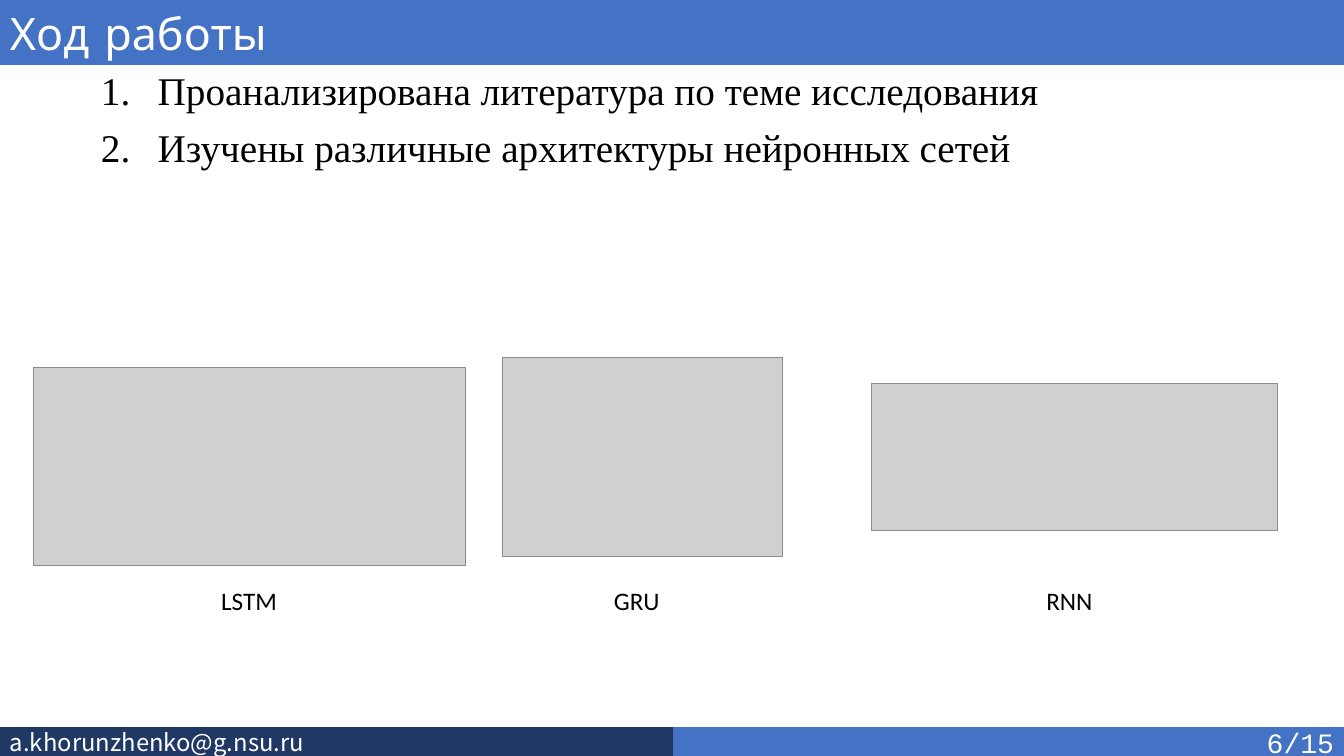
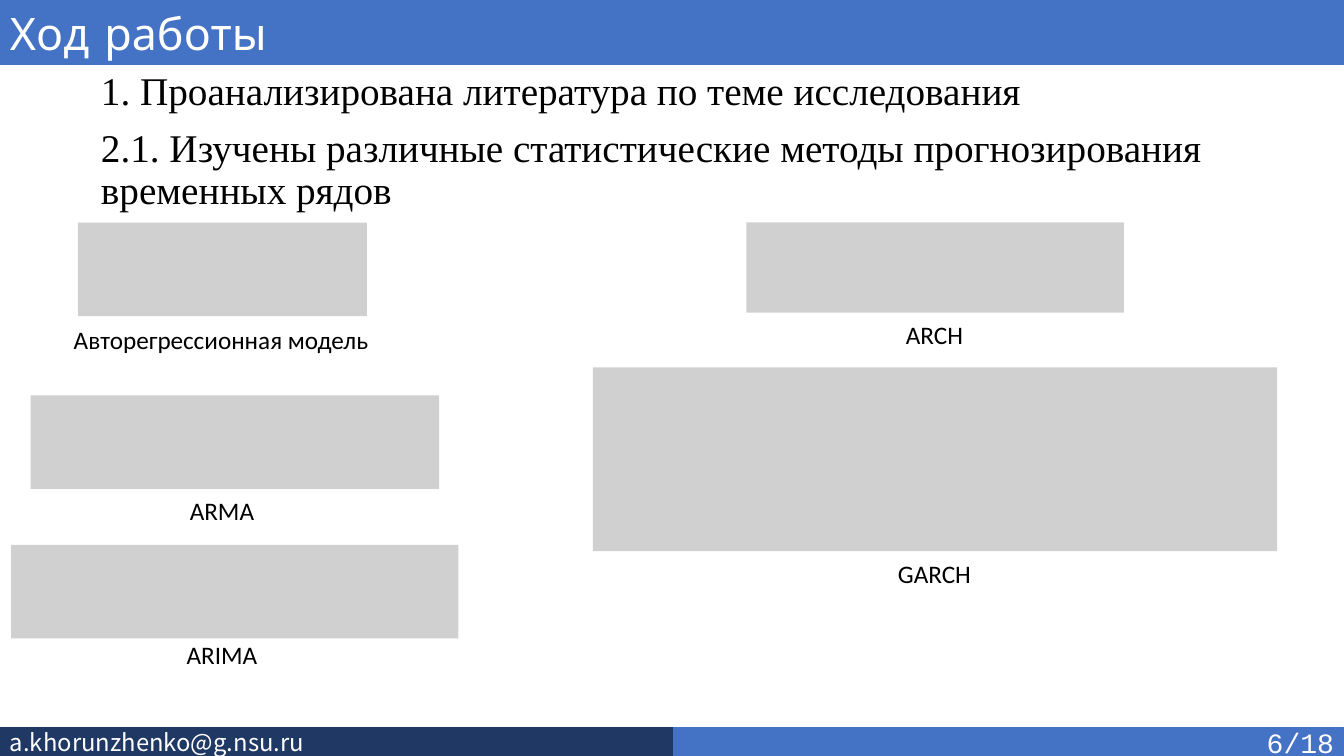
Before and after one commit to SkivHisink/MasterWork, a slide deck: slide 7 of Text/Хорунженко_презентация_3_сем.pptx. Drawn at 1344x756 pixels with LibreOffice and Linux fonts; fonts in the diff are those of the drawing; grey boxes stand for pictures. Boxes give left, top, right and bottom in pixels: in the first picture for what was removed or moved away, otherwise in the second. Text is boxed around its words. In the diff, an @@ line names an element or a change of style, - is before the commit and + after.

```diff
--- a/Text/Хорунженко_презентация_3_сем.pptx
+++ b/Text/Хорунженко_презентация_3_сем.pptx
@@ text at [101,79,1202,211]: text changed @@
-1. Проанализирована литература по теме исследования
-2. Изучены различные архитектуры нейронных сетей
+1. Проанализирована литература по теме исследования
+2.1. Изучены различные статистические методы прогнозирования временных рядов
@@ picture added at [78,223,367,317] @@
@@ picture added at [746,223,1124,314] @@
@@ text added at [906,327,963,344], 18 pt, text #000000 @@
+ARCH
@@ text added at [74,332,368,353], 18 pt, text #000000 @@
+Авторегрессионная модель
@@ picture removed at [502,358,782,557] @@
@@ picture removed at [33,367,466,566] @@
@@ picture added at [593,367,1277,551] @@
@@ picture removed at [872,383,1278,530] @@
@@ picture added at [30,395,439,489] @@
@@ text added at [190,503,254,520], 18 pt, text #000000 @@
+ARMA
@@ picture added at [11,545,459,639] @@
@@ text added at [898,566,971,583], 18 pt, text #000000 @@
+GARCH
@@ text removed at [221,593,277,610] @@
-LSTM
@@ text removed at [614,593,660,611] @@
-GRU
@@ text removed at [1046,593,1092,610] @@
-RNN
@@ text added at [187,647,258,664], 18 pt, text #000000 @@
+ARIMA
@@ text in rectangle at [1267,733,1334,754]: text changed @@
-6/15
+6/18
```
Also in this commit, not shown: 15 other slides changed, 3 slides added, 1 other file.
